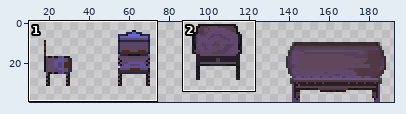
File history of a sprite sheet, img/raw-assets/daveFurnture.png. The first picture is a wide view before the edit; the outline marks the close-up.
Close-up. As it was:
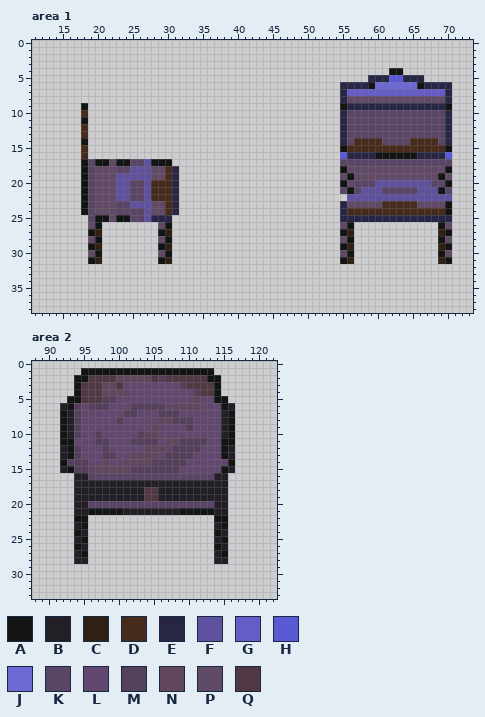
The file is 200x40 pixels. Pixels under 10% opacity are left out. Colours within 5 levels of each other are drawn and written as one. Shown: area 1: x 11..73, y 0..38; area 2: x 88..122, y 0..33. The wide view leaves out empty margins. The commit also changed other parts of the picture, which this record leaves out.
Palette (. is transparent): A #131414  B #221f27  C #302014  D #472b1d  E #272645  F #5f519e  G #665cc5  H #5a5ad5  J #6c69d5  K #5b4566  L #62476e  M #55405c  N #61475e  P #614a66  Q #513845
Once edited:
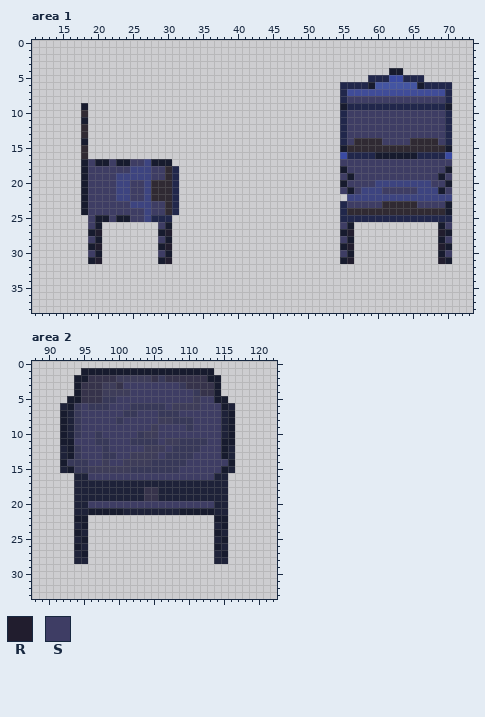
Colours new in this view: R #211d2e  S #3e3d64
The exact change:
colour A: #131414 -> #171b2e
colour B: #221f27 -> #1e2239
colour D: #472b1d -> #302a33
colour E: #272645 -> #21274b
colour F: #5f519e -> #3d4480
colour G: #665cc5 -> #404c98
colour H: #5a5ad5 -> #3a4aa2
colour J: #6c69d5 -> #4455a2
colour M: #55405c -> #383959
colour N: #61475e -> #3e3d5a
colour Q: #513845 -> #36334b
Area 1:
y 8: x 56..69 PPPPPPPPPPPPPP -> SSSSSSSSSSSSSS
y 10..13: x 56..69 KKKKKKKKKKKKKK -> SSSSSSSSSSSSSS
y 14: x 56 K -> S; x 61..64 KKKK -> SSSS; x 69 K -> S
y 17: x 19 K -> S; x 22 P -> S; x 25..26 KK -> SS; x 55..70 KKKKKKKKKKKKKKKK -> SSSSSSSSSSSSSSSS
y 18: x 19..24 KPPPKK -> SSSSSS; x 28..29 PP -> SS; x 56..69 PPPPPPPPPPPPPP -> SSSSSSSSSSSSSS
y 19: x 19..22 KPPP -> SSSS; x 28..29 PP -> SS; x 55 P -> S; x 57..68 PPPPPPPPPPPP -> SSSSSSSSSSSS; x 70 P -> S
y 20: x 19..22 KPPP -> SSSS; x 25..26 KK -> SS; x 56..59 PKKK -> SSSS; x 68..69 KK -> SS
y 21: x 19..22 KPPP -> SSSS; x 25..26 KK -> SS; x 55 K -> S; x 57 K -> S; x 61..65 KKKKK -> SSSSS; x 70 K -> S
y 22: x 19..22 KPPP -> SSSS; x 25..26 KK -> SS
y 23: x 19..24 KPPPKK -> SSSSSS; x 28..29 PP -> SS; x 56..60 PPPPP -> SSSSS; x 66..69 PPPP -> SSSS
y 24: x 19..26 KPPPKKKK -> SSSSSSSS; x 28..29 PP -> SS
y 25: x 19 K -> S; x 22 P -> S; x 25..26 KK -> SS
y 26: x 19 P -> S; x 29 P -> S; x 55 P -> S; x 70 P -> S
y 27: x 20 C -> R; x 30 C -> R; x 56 C -> R; x 69 C -> R
y 28: x 19 P -> S; x 29 P -> S; x 55 P -> S; x 70 P -> S
y 29: x 20 C -> R; x 30 C -> R; x 56 C -> R; x 69 C -> R
y 30: x 19 P -> S; x 29 P -> S; x 55 P -> S; x 70 P -> S
y 31: x 20 C -> R; x 30 C -> R; x 56 C -> R; x 69 C -> R
Area 2:
y 3: x 101..108 LLLLLLLL -> SSSSSSSS
y 4: x 102..110 LLLLLLLLL -> SSSSSSSSS
y 5: x 100..110 LLLLLLLLLLL -> SSSSSSSSSSS; x 112..113 LL -> SS
y 6: x 95 L -> S; x 99..101 LLL -> SSS; x 107 L -> S; x 112..114 LLL -> SSS
y 7: x 95..100 LLLLLL -> SSSSSS; x 103..105 LLL -> SSS; x 109..114 LLLLLL -> SSSSSS
y 8: x 95..99 LLLLL -> SSSSS; x 101..105 LLLLL -> SSSSS; x 111..114 LLLL -> SSSS
y 9: x 95..104 LLLLLLLLLL -> SSSSSSSSSS; x 106..109 LLLL -> SSSS; x 111..114 LLLL -> SSSS
y 10: x 95..96 LL -> SS; x 98..102 LLLLL -> SSSSS; x 106..114 LLLLLLLLL -> SSSSSSSSS
y 11: x 94..96 LLL -> SSS; x 99..101 LLL -> SSS; x 106 L -> S; x 113..114 LL -> SS
y 12: x 95..97 LLL -> SSS; x 99..103 LLLLL -> SSSSS; x 107 L -> S; x 112..114 LLL -> SSS
y 13: x 95..97 LLL -> SSS; x 100..101 LL -> SS; x 106 L -> S; x 111..114 LLLL -> SSSS
y 14: x 96..97 LL -> SS; x 99..100 LL -> SS; x 110..115 LLLLLL -> SSSSSS
y 15: x 109..114 LLLLLL -> SSSSSS
y 16: x 96..113 KKKKKKKKKKKKKKKKKK -> SSSSSSSSSSSSSSSSSS
y 20: x 96..113 KKKKKKKKKKKKKKKKKK -> SSSSSSSSSSSSSSSSSS
Changed places in both close-ups, as pixel boxes (x1, y1, x2, y2):
changed: (340, 68, 452, 264)
changed: (81, 103, 179, 264)
changed: (60, 368, 235, 564)
